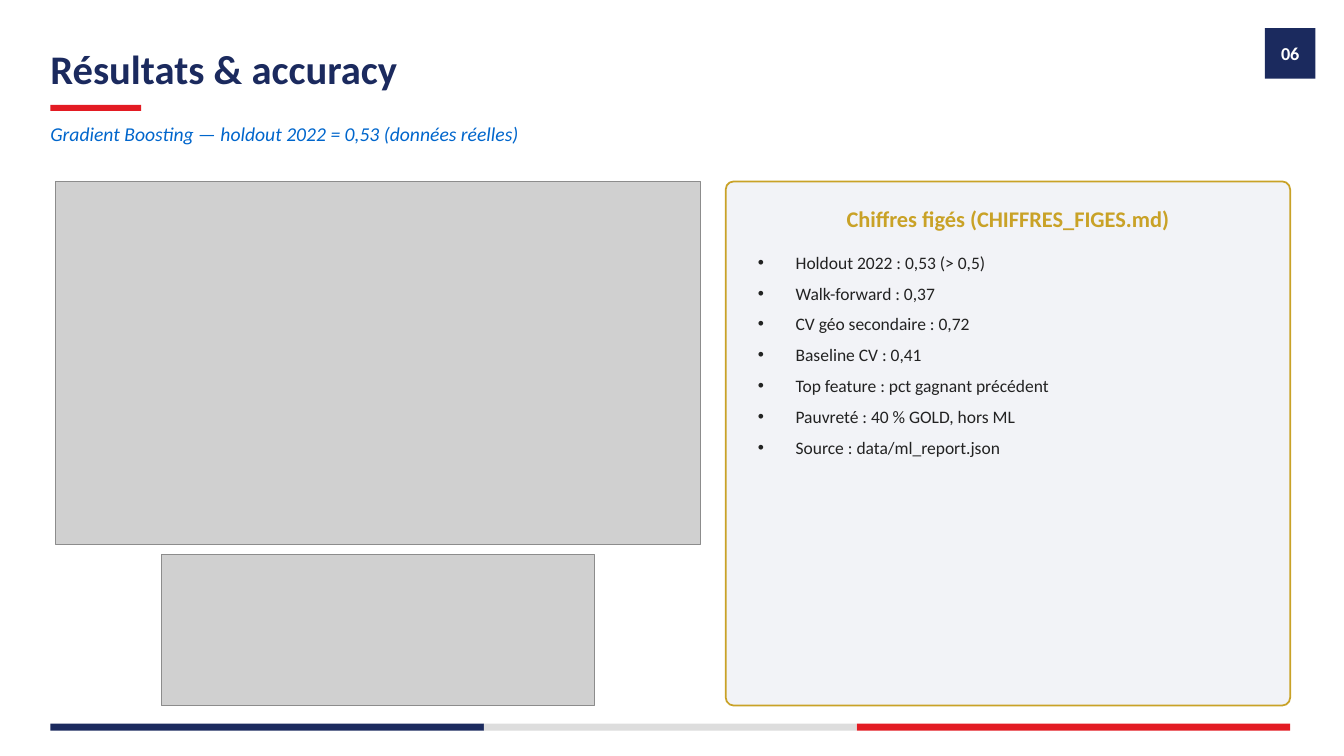
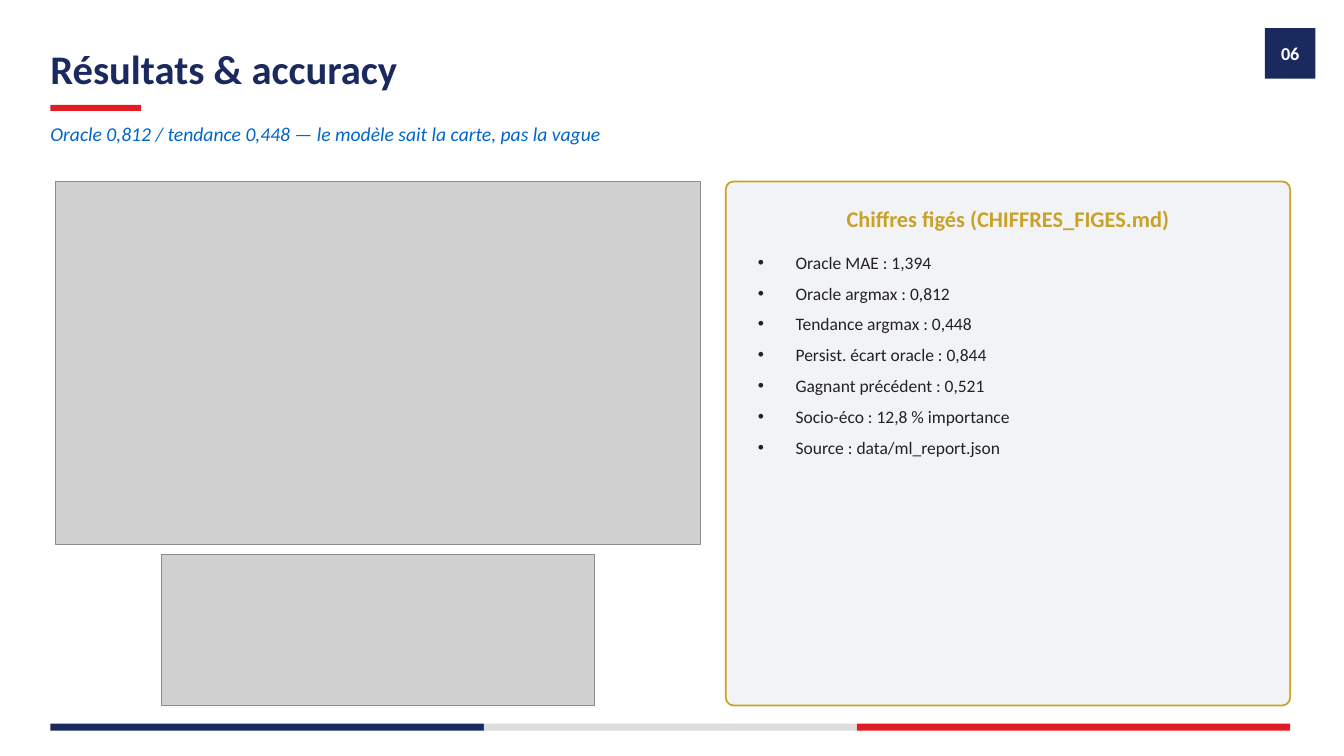
Before and after one commit to guilafont1/mspr-rattrapage, a slide deck: slide 10 of docs/livrables/Support_soutenance_POC_ElectioAnalytics.pptx. Drawn at 1344x756 pixels with LibreOffice and Linux fonts; fonts in the diff are those of the drawing; grey boxes stand for pictures. Boxes give left, top, right and bottom in pixels: in the first picture for what was removed or moved away, otherwise in the second. Text is boxed around its words. In the diff, an @@ line names an element or a change of style, - is before the commit and + after.

```diff
--- a/docs/livrables/Support_soutenance_POC_ElectioAnalytics.pptx
+++ b/docs/livrables/Support_soutenance_POC_ElectioAnalytics.pptx
@@ text at bbox=[50, 127, 600, 145]: text changed @@
-Gradient Boosting — holdout 2022 = 0,53 (données réelles)
+Oracle 0,812 / tendance 0,448 — le modèle sait la carte, pas la vague
@@ text at bbox=[796, 257, 1010, 426]: text changed @@
-• Holdout 2022 : 0,53 (> 0,5)
-• Walk-forward : 0,37
-• CV géo secondaire : 0,72
-• Baseline CV : 0,41
-• Top feature : pct gagnant précédent
-• Pauvreté : 40 % GOLD, hors ML
+• Oracle MAE : 1,394
+• Oracle argmax : 0,812
+• Tendance argmax : 0,448
+• Persist. écart oracle : 0,844
+• Gagnant précédent : 0,521
+• Socio-éco : 12,8 % importance
```
Also in this commit, not shown: 1 other slide changed, 6 other files.
